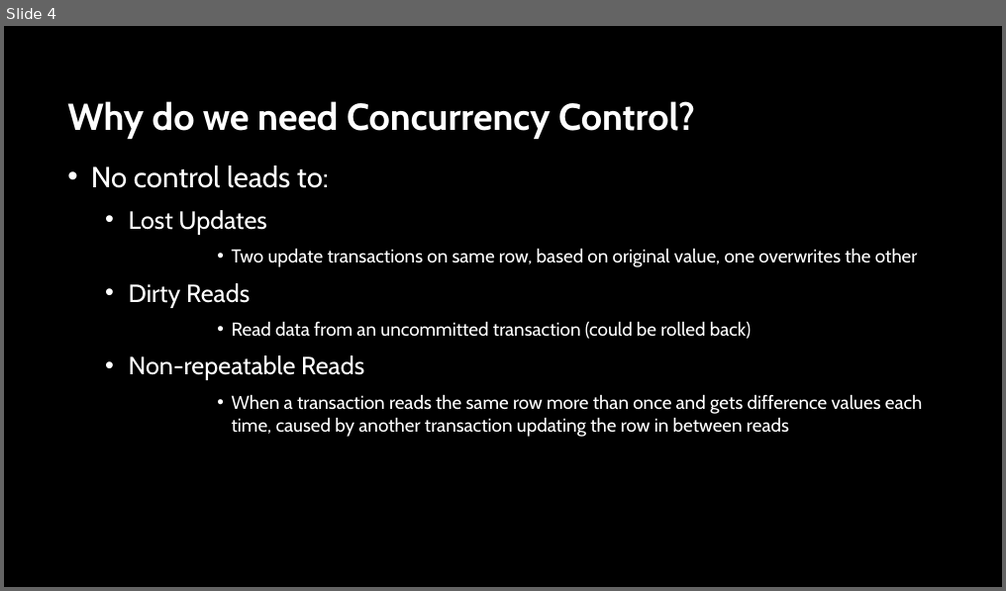
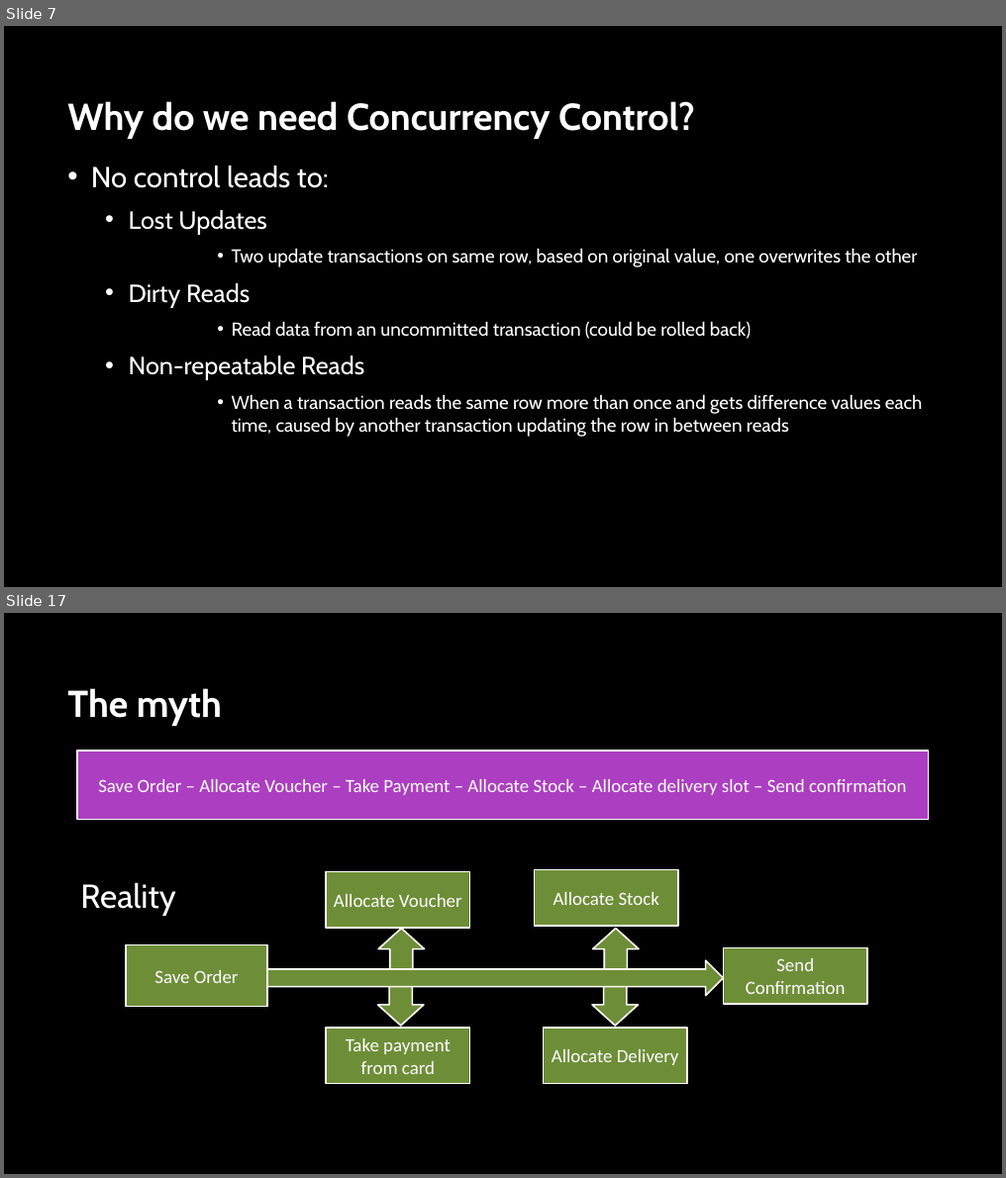
Before and after one commit to sabinio/SQLTraining, a slide deck: Slides/2. Locking.pptx. Shown one above the other, each under a label of ours: slide 4 before the commit, slides 7 and 17 after it; the slides between them are not shown. The pictures are 1006x591 and 1006x1178 pixels, drawn with LibreOffice and Linux fonts; fonts in the diff are those of the drawing; background and template pictures are left out. Boxes give left, top, right and bottom in pixels: in the first picture for what was removed or moved away, otherwise in the second. Text is boxed around its words. In the diff, an @@ line names an element or a change of style, - is before the commit and + after.

```diff
--- a/Slides/2. Locking.pptx
+++ b/Slides/2. Locking.pptx
@@ slide 17 added at bbox=[4, 613, 1002, 1174], background picture (left out) @@
@@ title added at bbox=[67, 688, 222, 726], 36 pt, text #FFFFFF, bold @@
+The myth
@@ rectangle added at bbox=[77, 751, 929, 820], fill #AC3EC1, outline #FFFFFF 1.5 pt, 18 pt, text #FFFFFF @@
+Save Order – Allocate Voucher – Take Payment – Allocate Stock – Allocate delivery slot – Send confirmation
@@ rectangle added at bbox=[326, 872, 470, 928], fill #6D8E37, outline #FFFFFF 1.5 pt, 18 pt, text #FFFFFF @@
+Allocate Voucher
@@ rectangle added at bbox=[534, 870, 678, 927], fill #6D8E37, outline #FFFFFF 1.5 pt, 18 pt, text #FFFFFF @@
+Allocate Stock
@@ text added at bbox=[80, 882, 175, 916], 32 pt, text #FFFFFF @@
+Reality
@@ down arrow added at bbox=[378, 928, 424, 970], fill #6D8E37, outline #FFFFFF 1.5 pt @@
@@ down arrow added at bbox=[593, 928, 639, 970], fill #6D8E37, outline #FFFFFF 1.5 pt @@
@@ rectangle added at bbox=[126, 946, 268, 1007], fill #6D8E37, outline #FFFFFF 1.5 pt, 18 pt, text #FFFFFF @@
+Save Order
@@ right arrow added at bbox=[267, 961, 724, 996], fill #6D8E37, outline #FFFFFF 1.5 pt @@
@@ rectangle added at bbox=[724, 949, 868, 1004], fill #6D8E37, outline #FFFFFF 1.5 pt, 18 pt, text #FFFFFF @@
+Send Confirmation
@@ down arrow added at bbox=[377, 984, 423, 1026], fill #6D8E37, outline #FFFFFF 1.5 pt @@
@@ down arrow added at bbox=[592, 984, 638, 1026], fill #6D8E37, outline #FFFFFF 1.5 pt @@
@@ rectangle added at bbox=[326, 1028, 470, 1084], fill #6D8E37, outline #FFFFFF 1.5 pt, 18 pt, text #FFFFFF @@
+Take payment from card
@@ rectangle added at bbox=[543, 1028, 687, 1084], fill #6D8E37, outline #FFFFFF 1.5 pt, 18 pt, text #FFFFFF @@
+Allocate Delivery
@@ what was slide 4 is now slide 7 @@
```
Also in this commit, not shown: 11 slides changed, 33 other slides added, 3 other files.
